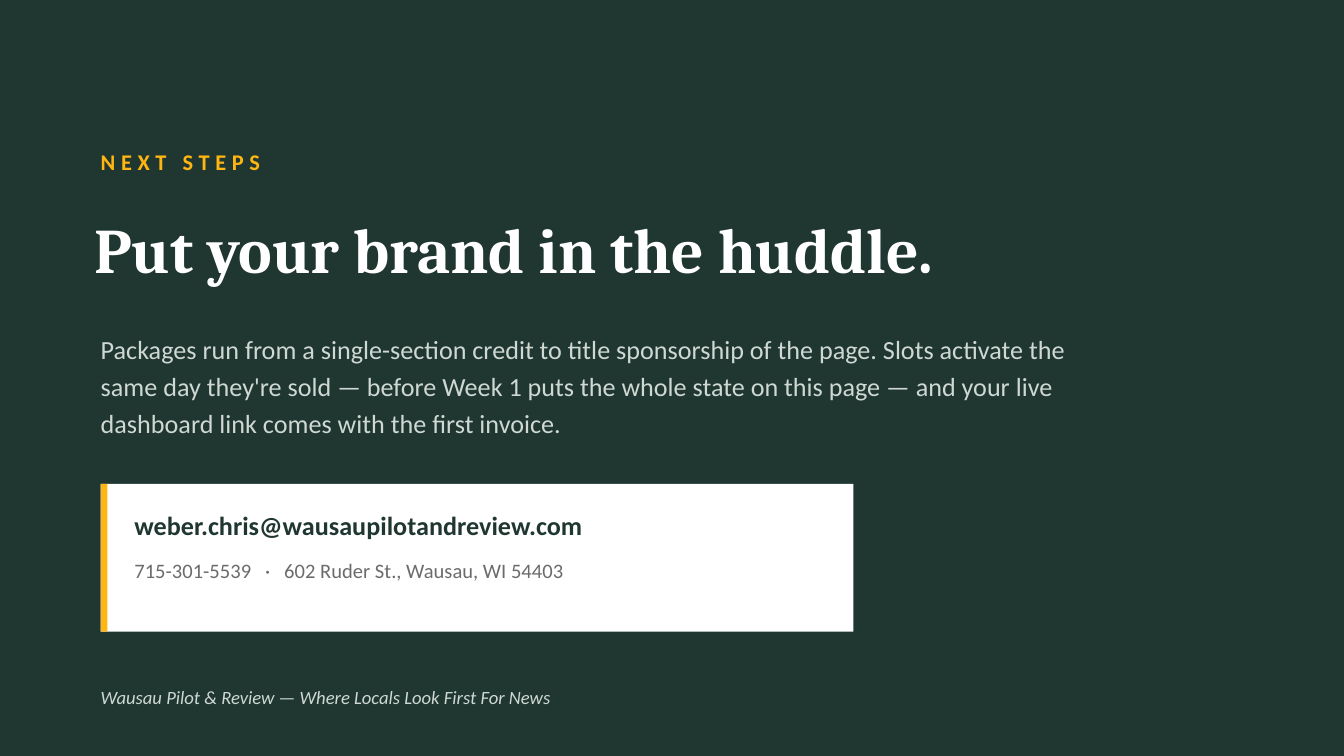
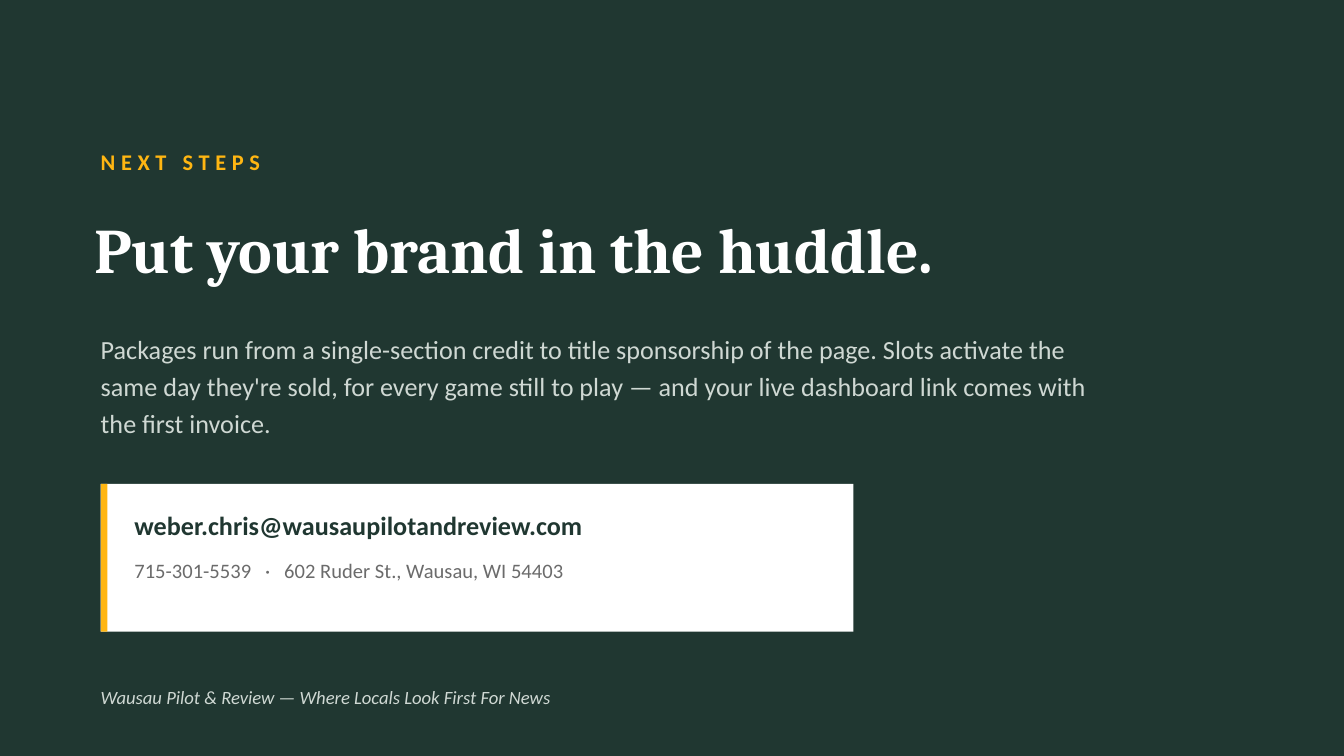
Before and after one commit to RowanFlynnPilot/wpr-packers-tracker, a slide deck: slide 8 of docs/sponsor-deck.pptx. Drawn at 1344x756 pixels with LibreOffice and Linux fonts; fonts in the diff are those of the drawing. Boxes give left, top, right and bottom in pixels: in the first picture for what was removed or moved away, otherwise in the second. Text is boxed around its words. In the diff, an @@ line names an element or a change of style, - is before the commit and + after.

```diff
--- a/docs/sponsor-deck.pptx
+++ b/docs/sponsor-deck.pptx
@@ text at (101,341,1085,433): text changed @@
-Packages run from a single-section credit to title sponsorship of the page. Slots activate the same day they're sold — before Week 1 puts the whole state on this page — and your live dashboard link comes with the first invoice.
+Packages run from a single-section credit to title sponsorship of the page. Slots activate the same day they're sold, for every game still to play — and your live dashboard link comes with the first invoice.
```
Also in this commit, not shown: 4 other slides changed, 7 other files.
